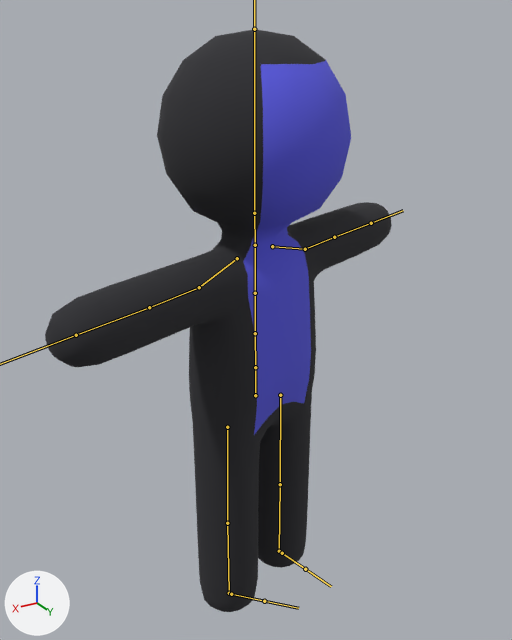
The FBX model Assets/Models/StickmanChair.fbx as it was, and as the next commit left it.
Both versions are drawn from a 50 mm lens placed at (-5.384, -3.697, 1.138), pointed at (-6.057, -4.817, 0.578). The lights are fixed; the arrows at lower left show +X, +Y and +Z. The bones that bend it are drawn over the model as lines.

The first picture shows 'Stickman.010'.
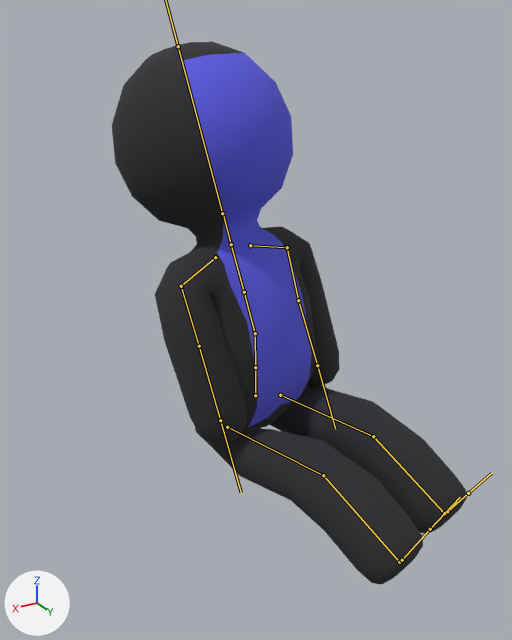
The newer file adds an action. The first version stands in its rest pose; the second is drawn at frame 1 of the action 'Armature.001|Chair'.

Patch to the scene script:
```diff
--- a/Assets/Models/StickmanChair.fbx.py
+++ b/Assets/Models/StickmanChair.fbx.py
@@ bone_mixamorig_spine1 @@
 bone_mixamorig_spine1 = bpy.data.objects['Armature.001'].pose.bones['mixamorig:Spine1']  # child of 'mixamorig:Spine'
-bone_mixamorig_spine1.rotation_quaternion = (1.0, 0.0, 0.0, 0.0)  # degrees (0, 0, 0)
+bone_mixamorig_spine1.rotation_quaternion = (0.986, -0.169, 0.0, 0.0)  # degrees (-19, 0, 0)
@@ bone_mixamorig_leftarm @@
 bone_mixamorig_leftarm = bpy.data.objects['Armature.001'].pose.bones['mixamorig:LeftArm']  # child of 'mixamorig:LeftShoulder'
-bone_mixamorig_leftarm.rotation_quaternion = (1.0, 0.0, 0.0, 0.0)  # degrees (0, 0, 0)
+bone_mixamorig_leftarm.rotation_quaternion = (0.707, 0.707, 0.0, 0.0)  # degrees (90, 0, 0)
@@ bone_mixamorig_rightarm @@
 bone_mixamorig_rightarm = bpy.data.objects['Armature.001'].pose.bones['mixamorig:RightArm']  # child of 'mixamorig:RightShoulder'
-bone_mixamorig_rightarm.rotation_quaternion = (1.0, 0.0, 0.0, 0.0)  # degrees (0, 0, 0)
+bone_mixamorig_rightarm.rotation_quaternion = (0.707, 0.707, 0.0, 0.0)  # degrees (90, 0, 0)
@@ bone_mixamorig_leftupleg @@
 bone_mixamorig_leftupleg = bpy.data.objects['Armature.001'].pose.bones['mixamorig:LeftUpLeg']  # child of 'mixamorig:Hips'
-bone_mixamorig_leftupleg.rotation_quaternion = (1.0, 0.0, 0.0, 0.0)  # degrees (0, 0, 0)
+bone_mixamorig_leftupleg.rotation_quaternion = (0.717, 0.697, 0.0, 0.0)  # degrees (88, 0, 0)
@@ bone_mixamorig_leftleg @@
 bone_mixamorig_leftleg = bpy.data.objects['Armature.001'].pose.bones['mixamorig:LeftLeg']  # child of 'mixamorig:LeftUpLeg'
-bone_mixamorig_leftleg.rotation_quaternion = (1.0, 0.0, 0.0, 0.0)  # degrees (0, 0, 0)
+bone_mixamorig_leftleg.rotation_quaternion = (0.965, -0.262, 0.0, 0.0)  # degrees (-30, 0, 0)
@@ bone_mixamorig_rightupleg @@
 bone_mixamorig_rightupleg = bpy.data.objects['Armature.001'].pose.bones['mixamorig:RightUpLeg']  # child of 'mixamorig:Hips'
-bone_mixamorig_rightupleg.rotation_quaternion = (1.0, 0.0, 0.0, 0.0)  # degrees (0, 0, 0)
+bone_mixamorig_rightupleg.rotation_quaternion = (0.717, 0.697, 0.0, 0.0)  # degrees (88, 0, 0)
@@ bone_mixamorig_rightleg @@
 bone_mixamorig_rightleg = bpy.data.objects['Armature.001'].pose.bones['mixamorig:RightLeg']  # child of 'mixamorig:RightUpLeg'
-bone_mixamorig_rightleg.rotation_quaternion = (1.0, 0.0, 0.0, 0.0)  # degrees (0, 0, 0)
+bone_mixamorig_rightleg.rotation_quaternion = (0.965, -0.262, 0.0, 0.0)  # degrees (-30, 0, 0)
```

Location of each change, (x1, y1, x2, y2) in pixels of the pictures (512 x 640 px):
'Stickman.010', posed (7% shorter): before (45, 29, 392, 612); after (112, 41, 467, 584)
bone 'mixamorig:Spine1', root to tip: before (255, 333) to (255, 293); after (255, 333) to (244, 292)
bone 'mixamorig:LeftArm', root to tip: before (305, 249) to (334, 237); after (287, 247) to (298, 300)
bone 'mixamorig:RightArm', root to tip: before (199, 287) to (149, 307); after (181, 286) to (199, 346)
bone 'mixamorig:LeftUpLeg', root to tip: before (280, 395) to (280, 484); after (280, 395) to (373, 436)
bone 'mixamorig:LeftLeg', root to tip: before (280, 484) to (279, 551); after (373, 436) to (444, 513)
bone 'mixamorig:RightUpLeg', root to tip: before (227, 427) to (227, 523); after (227, 427) to (323, 475)
bone 'mixamorig:RightLeg', root to tip: before (227, 523) to (229, 593); after (323, 475) to (399, 562)
